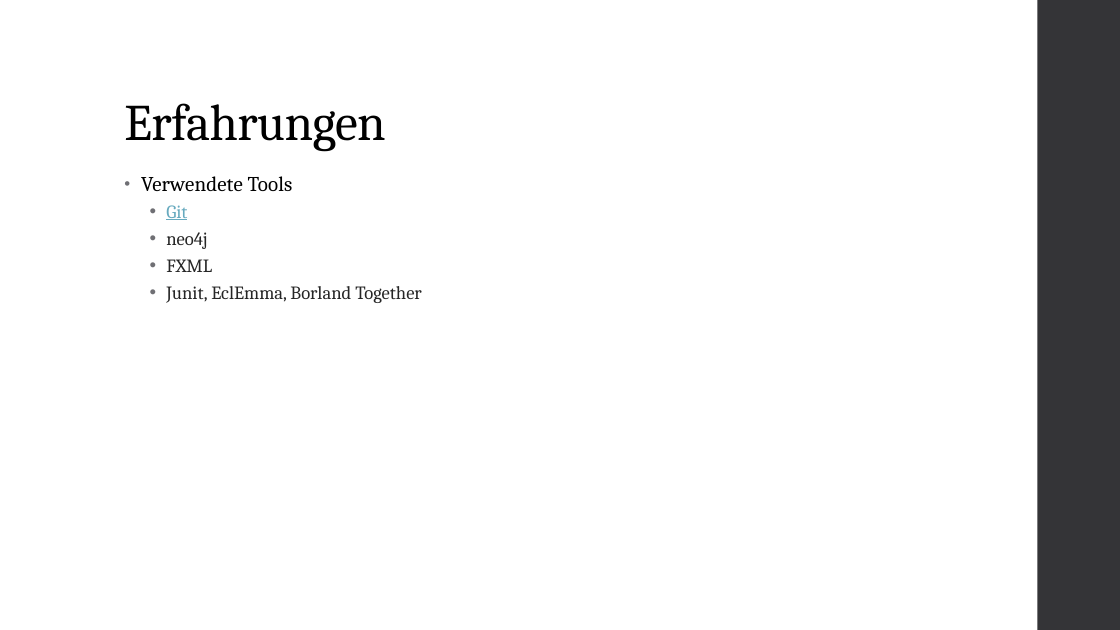
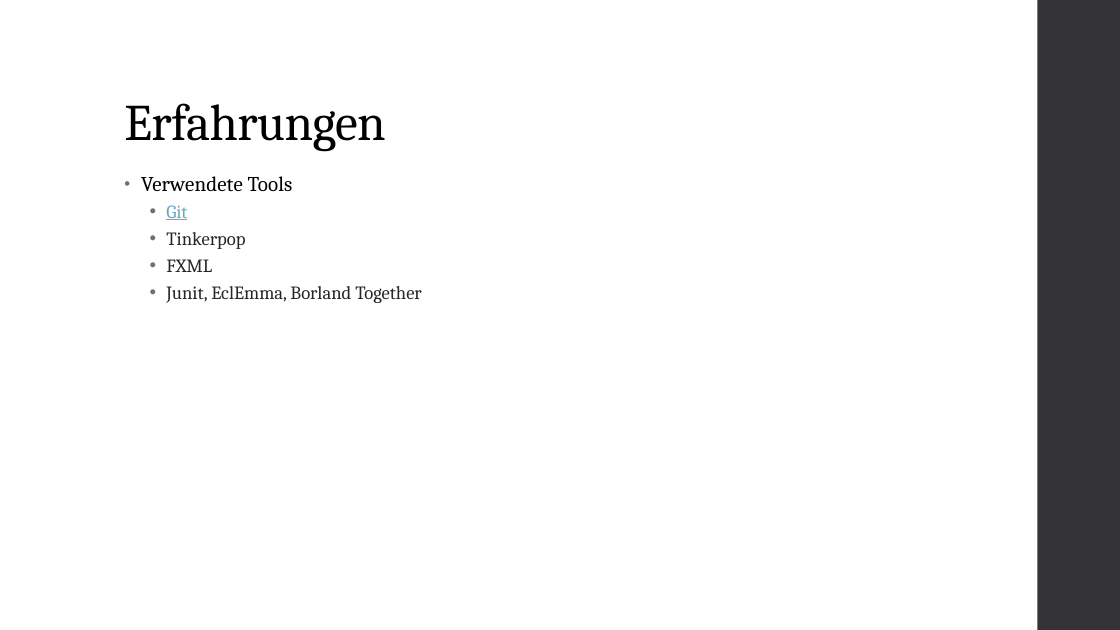
Before and after one commit to SWEHashiSG/hashi, a slide deck: slide 11 of documentation/Präsentation_Hashi_TeamSG.pptx. Drawn at 1120x630 pixels with LibreOffice and Linux fonts; fonts in the diff are those of the drawing. Boxes give left, top, right and bottom in pixels: in the first picture for what was removed or moved away, otherwise in the second. Text is boxed around its words. In the diff, an @@ line names an element or a change of style, - is before the commit and + after.

```diff
--- a/documentation/Präsentation_Hashi_TeamSG.pptx
+++ b/documentation/Präsentation_Hashi_TeamSG.pptx
@@ text at bbox=[166, 232, 245, 249]: text changed @@
-  • neo4j
+  • Tinkerpop
```
Also in this commit, not shown: 1 other slide changed, 1 other file.
